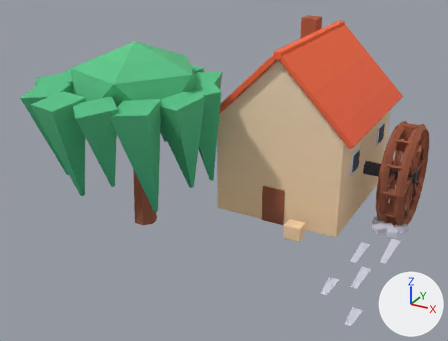
The glTF model public/assets/toycar/set-watermill.glb, before and after one commit.
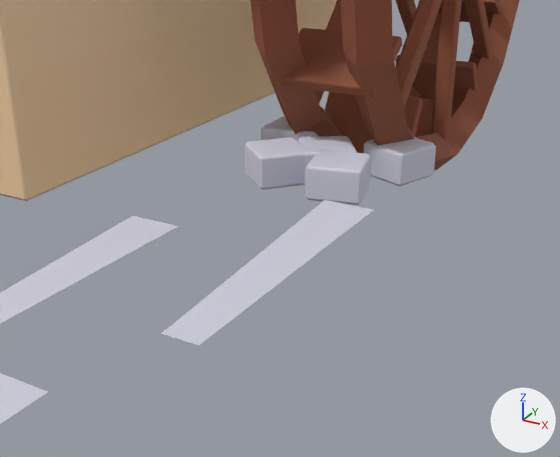
There are two pictures of each version: one whole from a 50 mm camera at (4.77, -12.63, 6.42) aimed at (-1.06, -2.04, 1.12), one close up from a 50 mm camera at (3.53, -3.62, 1.07) aimed at (2.14, -1.09, -0.19). The axes (+X, +Y, +Z) are drawn at lower right. The lights are the same throughout. The last two pictures show the newer version. Where no turn or scale is listed for an object, it has been applied to the vertices.

Names of what the first close-up shows: 'anim_bob:h=0.12:p=0.9', 'anim_spin:a=x:w=-0.9', 'mill'.
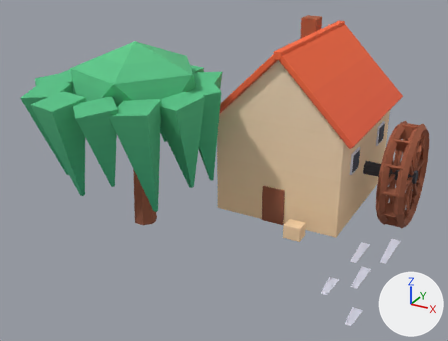
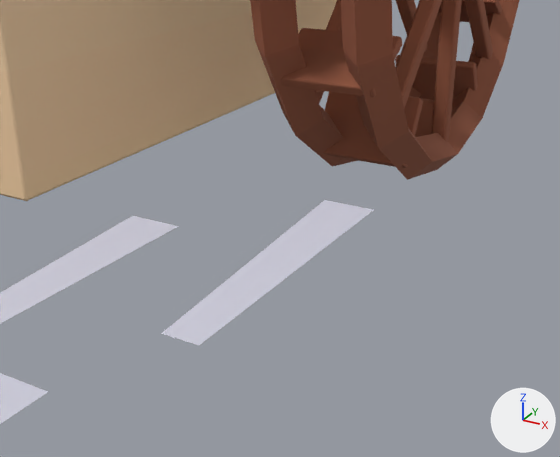
Commit message: fix(tangle): nothing bobs at the mill wheel's foot

Where the change shows, as pixel boxes [x1, y1, x2, y2] in the close-ups (560 x 457 px):
'anim_bob:h=0.12:p=0.9', deleted
    before: [245, 116, 436, 205]

Patch to the scene script:
```diff
--- a/public/assets/toycar/set-watermill.glb.py
+++ b/public/assets/toycar/set-watermill.glb.py
@@ ob_anim_bob_h_0_12_p_0_9 @@
-ob_anim_bob_h_0_12_p_0_9 = bpy.data.objects.new('anim_bob:h=0.12:p=0.9', me_anim_bob_h_0_12_p_0_9)
-ob_anim_bob_h_0_12_p_0_9.location = (2.25, -0.75, 0.05)
```
